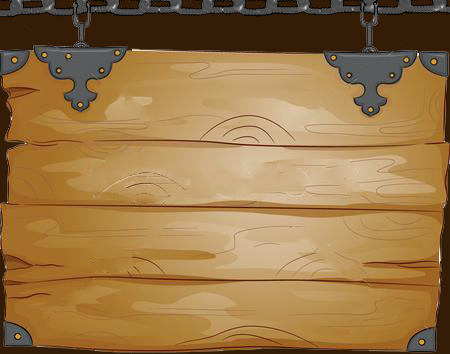
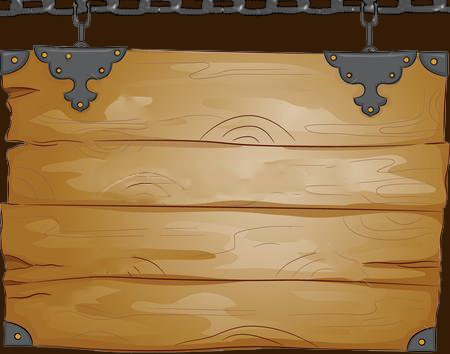
The second (450, 354) image is a revision of the first. Changes to its layers:
painted on "Camada 2" over left=0, top=48, right=450, bottom=350
painted on "Camada 1" over left=437, top=247, right=442, bottom=258
